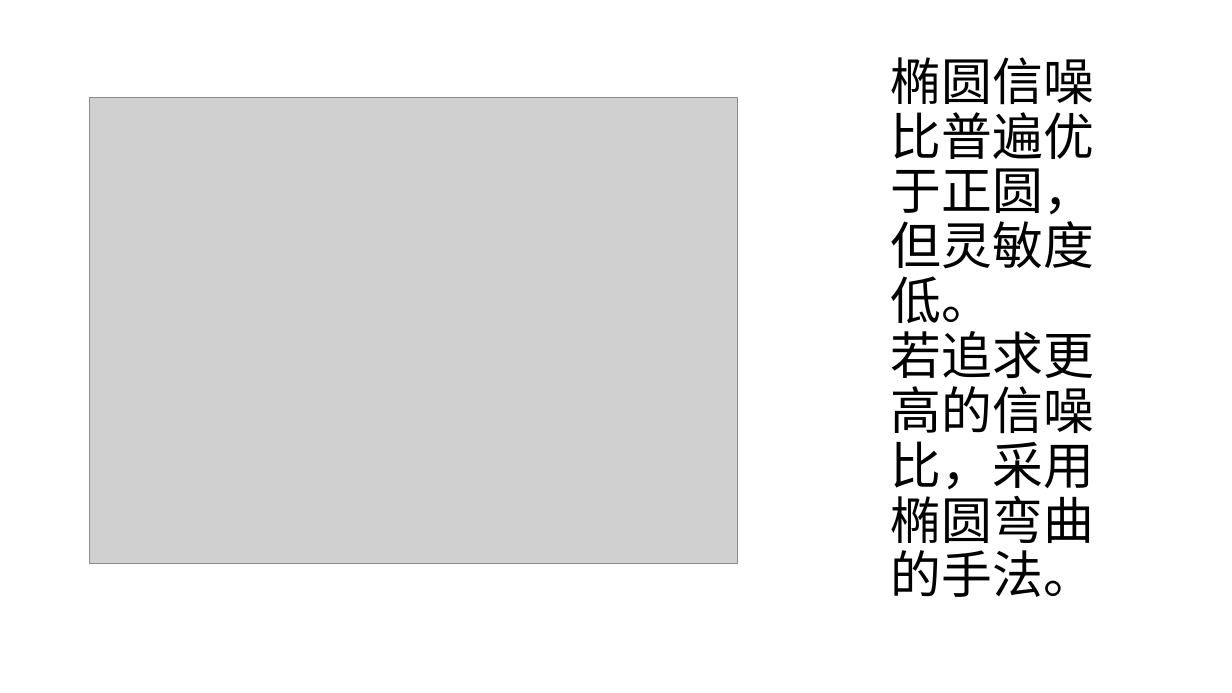
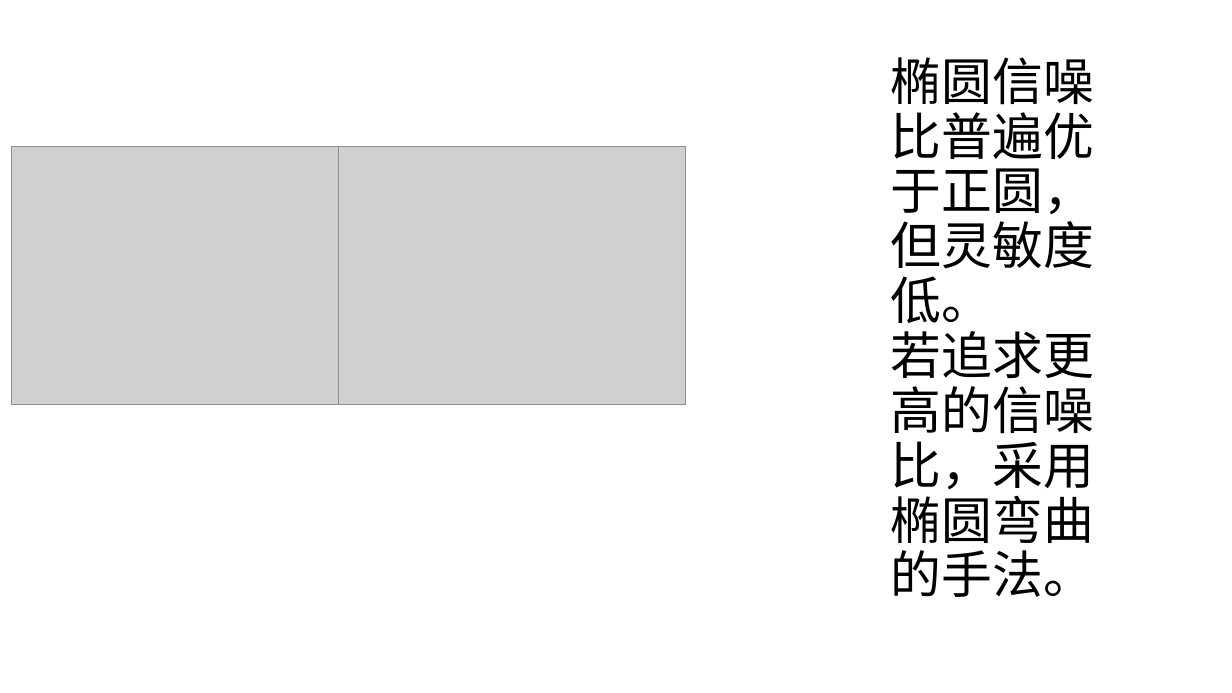
Before and after one commit to alwee021/CV, a slide deck: slide 32 of 毕业论文/论文用图.pptx (slide 28 before the commit). Drawn at 1232x693 pixels with LibreOffice and Linux fonts; fonts in the diff are those of the drawing; grey boxes stand for pictures. Boxes give left, top, right and bottom in pixels: in the first picture for what was removed or moved away, otherwise in the second. Text is boxed around its words. In the diff, an @@ line names an element or a change of style, - is before the commit and + after.

```diff
--- a/毕业论文/论文用图.pptx
+++ b/毕业论文/论文用图.pptx
@@ picture removed at bbox=[90, 98, 738, 564] @@
@@ picture added at bbox=[11, 147, 376, 406] @@
@@ picture added at bbox=[338, 147, 686, 406] @@
```
Also in this commit, not shown: 1 other slide changed, 6 slides added, 1 slide removed, 25 other files.
